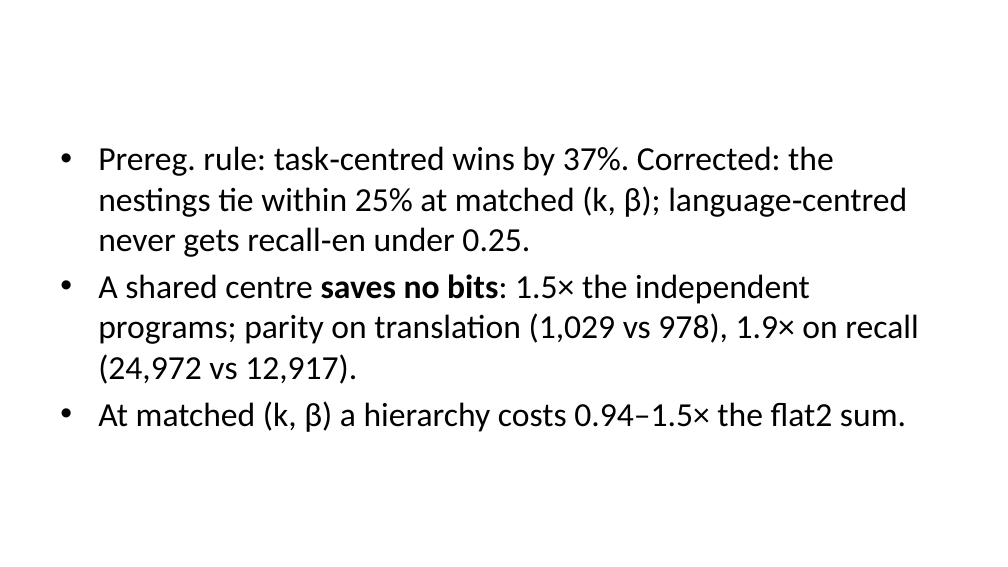
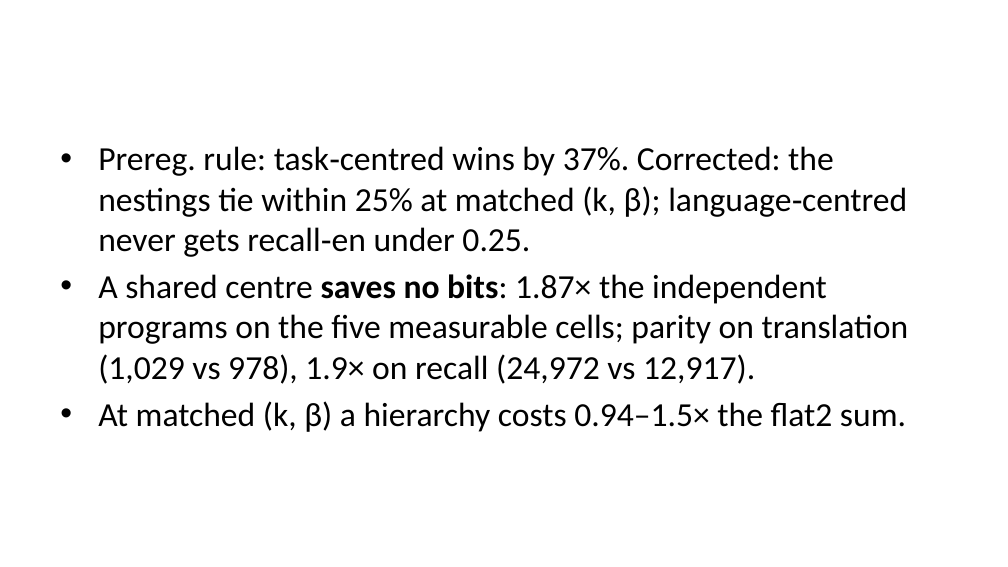
Before and after one commit to sirotenkogeorgii/prefix-programs, a slide deck: slide 11 of slides/slides.pptx. Drawn at 1008x567 pixels with LibreOffice and Linux fonts; fonts in the diff are those of the drawing. Boxes give left, top, right and bottom in pixels: in the first picture for what was removed or moved away, otherwise in the second. Text is boxed around its words. In the diff, an @@ line names an element or a change of style, - is before the commit and + after.

```diff
--- a/slides/slides.pptx
+++ b/slides/slides.pptx
@@ text at <box>98,274,909,384</box>: text changed @@
-• A shared centre saves no bits: 1.5× the independent programs; parity on translation (1,029 vs 978), 1.9× on recall (24,972 vs 12,917).
+• A shared centre saves no bits: 1.87× the independent programs on the five measurable cells; parity on translation (1,029 vs 978), 1.9× on recall (24,972 vs 12,917).
```
Also in this commit, not shown: 2 other slides changed, 9 other files.
